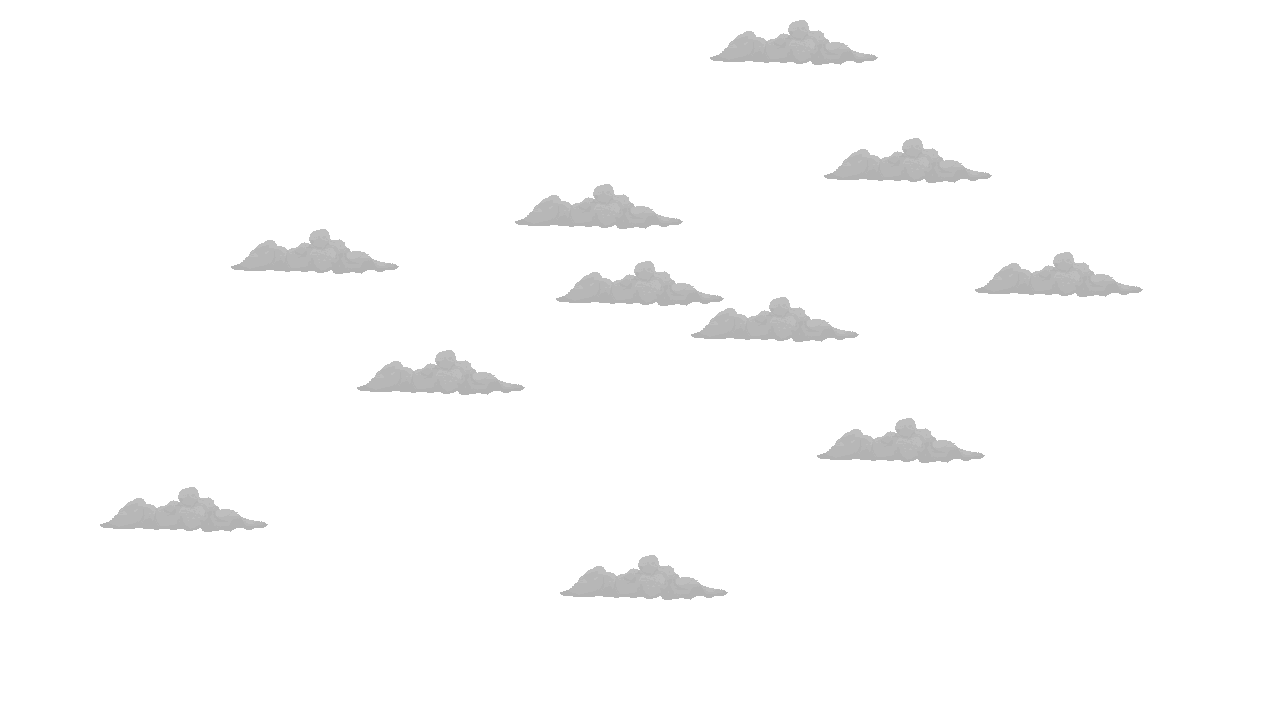
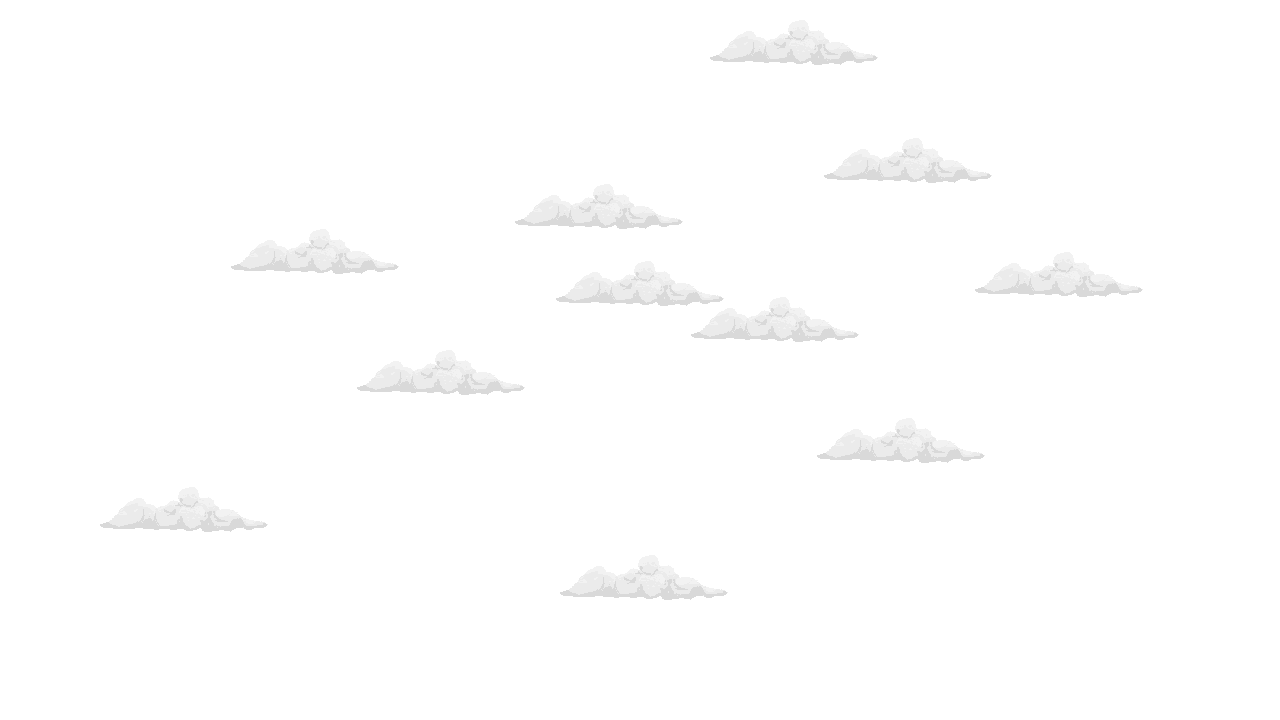
The second 1280 × 720 image is a revision of the first. Changes to its layers:
pixels changed over [100, 20, 1143, 600] (layer not identified)
